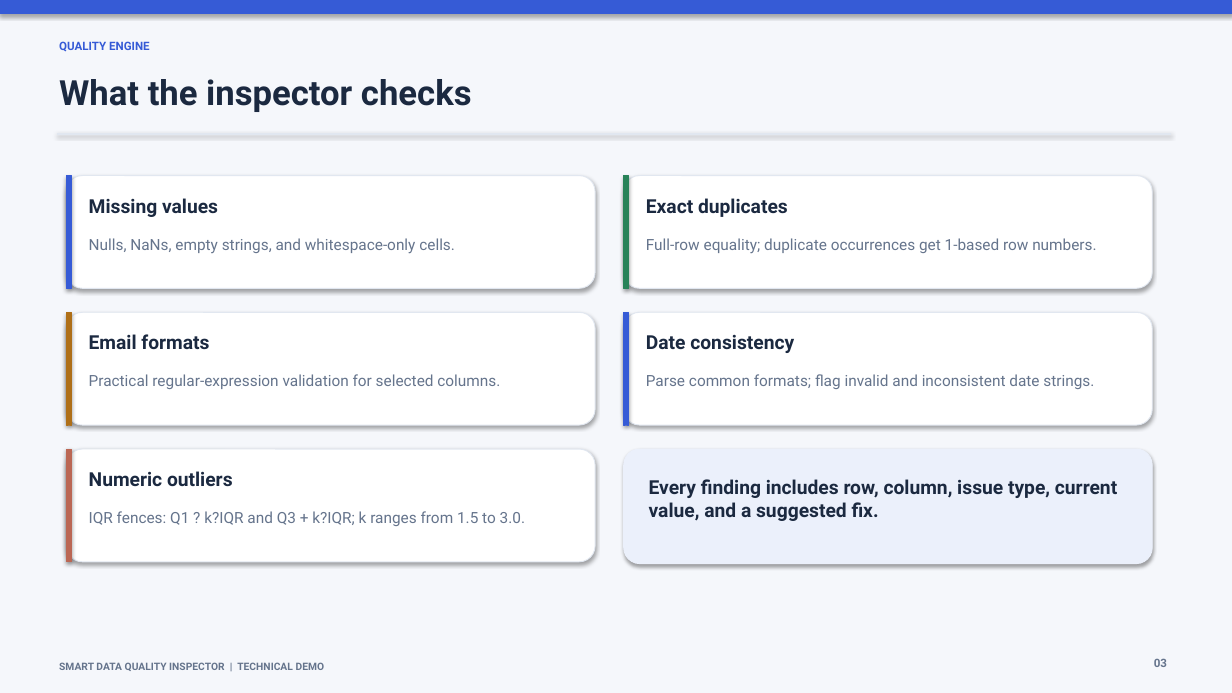
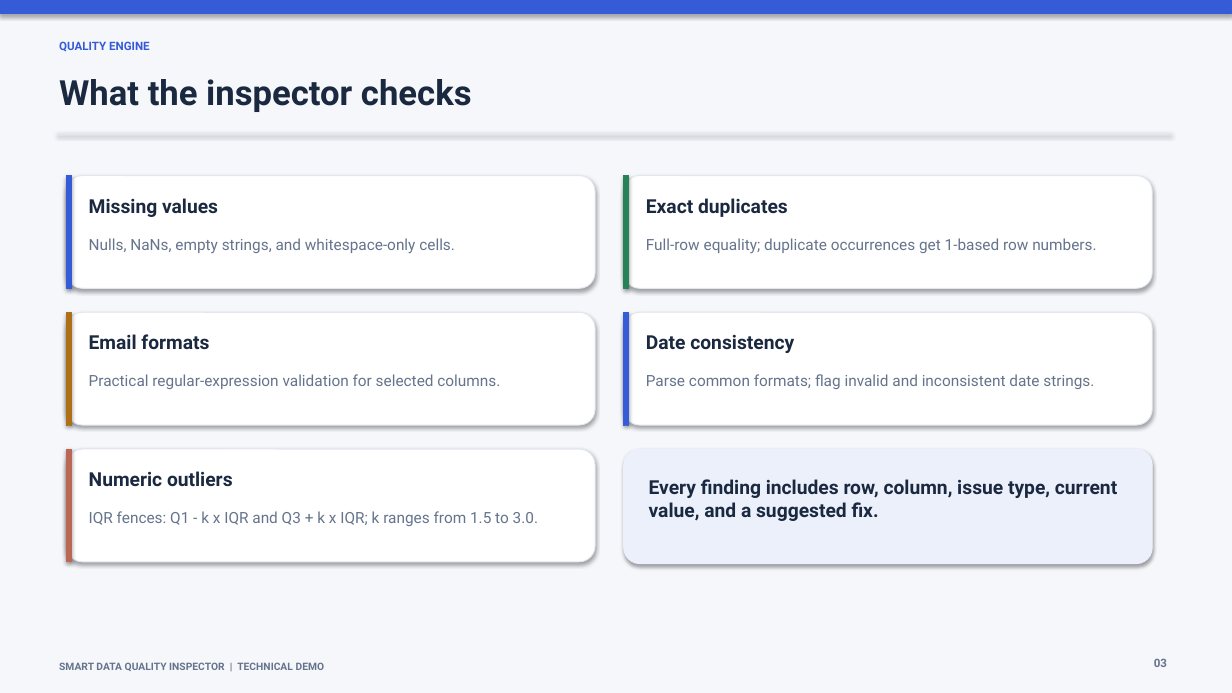
Before and after one commit to sajidjfastian-dev/smart-data-quality-inspector, a slide deck: slide 3 of Smart_Data_Quality_Inspector_Technical_Demo.pptx. Drawn at 1232x693 pixels with LibreOffice and Linux fonts; fonts in the diff are those of the drawing. Boxes give left, top, right and bottom in pixels: in the first picture for what was removed or moved away, otherwise in the second. Text is boxed around its words. In the diff, an @@ line names an element or a change of style, - is before the commit and + after.

```diff
--- a/Smart_Data_Quality_Inspector_Technical_Demo.pptx
+++ b/Smart_Data_Quality_Inspector_Technical_Demo.pptx
@@ text at (x1=89, y1=511, x2=538, y2=526): text changed @@
-IQR fences: Q1 ? k?IQR and Q3 + k?IQR; k ranges from 1.5 to 3.0.
+IQR fences: Q1 - k x IQR and Q3 + k x IQR; k ranges from 1.5 to 3.0.
```
Also in this commit, not shown: 8 other slides changed, 7 other files.
